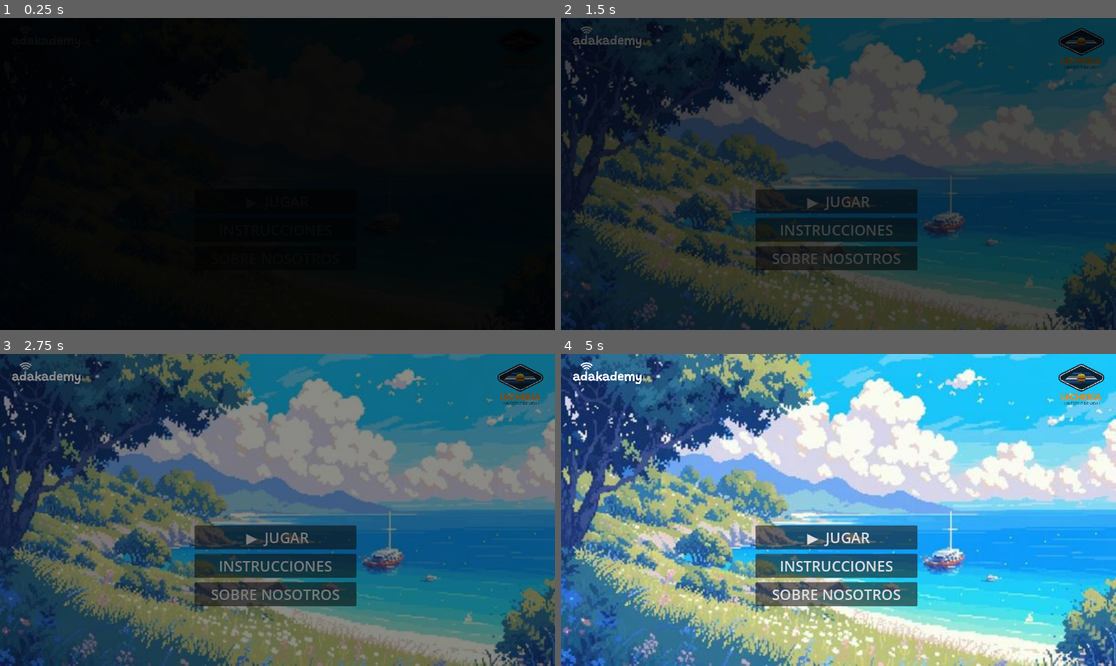
Above: before the commit, frames 1-4 (two rows, left to right).
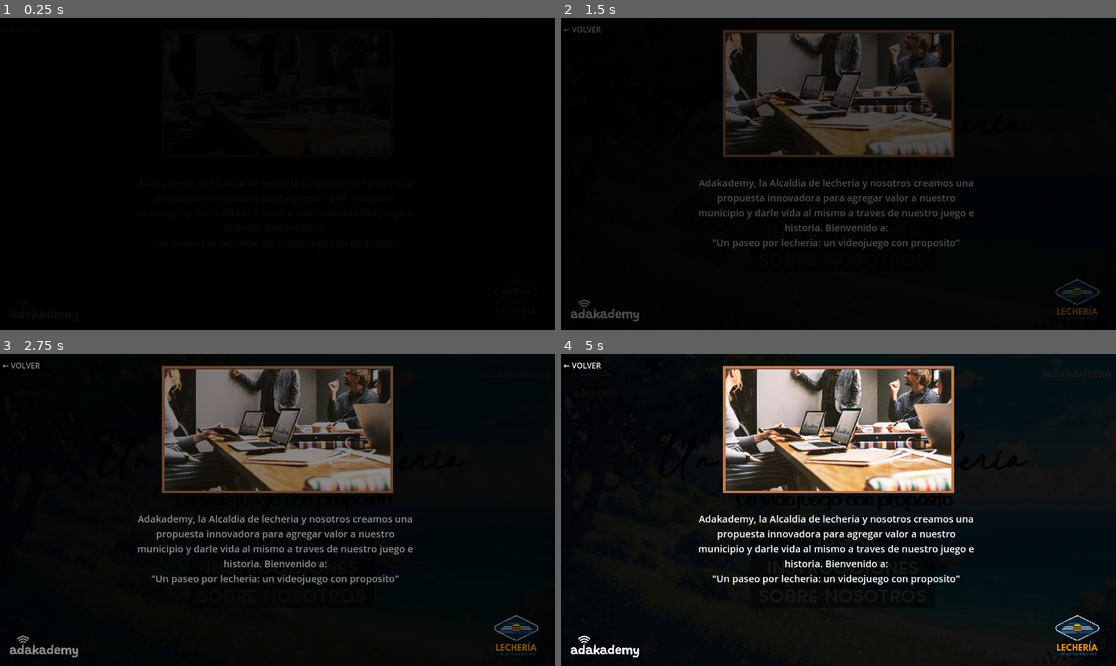
Above: after the commit, the same moments.

Repository: JD277/Plataformer-lecheria
Game: Godot game, scene res://scenes/muenú_de_inicio.tscn
The game is run twice, just before and just after one commit, with the same random seed, the same clock (stepped at 60 frames per second) and the same inputs.
Inputs (mouse positions are in pixels of both pictures, inside the frame that each line leads up to):
- Up to frame 1 (0.25 s): no input
- Up to frame 2 (1.5 s): click "▶ JUGAR" (after the commit: "JUGAR") at 0.5 s; click "▶ JUGAR" (after the commit: "JUGAR") at 1.25 s
- Up to frame 3 (2.75 s): click "INSTRUCCIONES" at 2 s
- Up to frame 4 (5 s): click "SOBRE NOSOTROS" at 2.75 s; click (583, 366) at 3.5 s, where only the run after the commit has a clickable "← VOLVER"; click "INSTRUCCIONES" at 4.25 s

The runs differ from the first frame. In frame 2, 94% of the frame differs, in the area x 0-100%, y 0-100%; in frame 3, 97%; in frame 4, 99%.

Commit message:
Fonts change

Diff:
--- a/scenes/muenú_de_inicio.tscn
+++ b/scenes/muenú_de_inicio.tscn
@@ -1,9 +1,11 @@
-[gd_scene load_steps=60 format=3 uid="uid://cafljq7j5mqh1"]
+[gd_scene load_steps=66 format=3 uid="uid://cafljq7j5mqh1"]
 
 [ext_resource type="Script" path="res://Scripts/muenú_de_inicio.gd" id="1_tmb0x"]
 [ext_resource type="Texture2D" uid="uid://dme24if8kotc0" path="res://recursos/images/fondos/Fondo1.jpeg" id="2_n1v3u"]
+[ext_resource type="FontFile" uid="uid://bhbif6yu8rwv1" path="res://recursos/fuentes/Elegant-Z1Km.ttf" id="3_1n5u6"]
 [ext_resource type="Texture2D" uid="uid://b7tv7jip45h5v" path="res://recursos/images/Teclas/teclas derecha.png" id="3_78l4b"]
 [ext_resource type="Texture2D" uid="uid://ddlu8nw0c5ml4" path="res://recursos/images/Virtual Guy/Run (32x32).png" id="3_bvvgs"]
+[ext_resource type="FontFile" uid="uid://tt7cy7nnrery" path="res://recursos/fuentes/TravelelegantLight-RpwMV.otf" id="3_y2juk"]
 [ext_resource type="Texture2D" uid="uid://odov8crhfhev" path="res://recursos/images/Virtual Guy/Run izquierda (32x32).png" id="4_2ymyv"]
 [ext_resource type="Texture2D" uid="uid://cruq3ri4wswk0" path="res://recursos/images/Virtual Guy/Fall (32x32).png" id="4_5li23"]
 [ext_resource type="Texture2D" uid="uid://b6vn6lpd75wol" path="res://recursos/images/Teclas/teclas izquierda.png" id="4_8y2r4"]
@@ -14,6 +16,11 @@
 [ext_resource type="PackedScene" uid="uid://ce0jcyv6mit6x" path="res://scenes/transicion.tscn" id="11_qqhdn"]
 [ext_resource type="Texture2D" uid="uid://pysss7bm1cmb" path="res://recursos/images/logos/ADAKADEMY TEXTO BLANCO.png" id="12_6ny0o"]
 [ext_resource type="Texture2D" uid="uid://4a8nkq00uvxg" path="res://recursos/images/logos/logo lecheria sin fondo.png" id="13_ns2eo"]
+[ext_resource type="FontFile" uid="uid://ci26yaceyo6te" path="res://recursos/fuentes/ElegantLady-d9pPV.otf" id="16_j3i6l"]
+
+[sub_resource type="LabelSettings" id="LabelSettings_rdim2"]
+font = ExtResource("3_y2juk")
+font_size = 30
 
 [sub_resource type="Animation" id="Animation_qfxp2"]
 length = 7.5
@@ -444,6 +451,20 @@
 border_width_bottom = 25
 border_color = Color(0.766407, 0.473661, 0.320797, 1)
 
+[sub_resource type="LabelSettings" id="LabelSettings_pq1ln"]
+font = ExtResource("16_j3i6l")
+font_size = 90
+font_color = Color(0, 0, 0, 1)
+outline_size = 5
+outline_color = Color(0, 0, 0, 1)
+
+[sub_resource type="LabelSettings" id="LabelSettings_7qrjn"]
+font = ExtResource("3_1n5u6")
+font_size = 40
+font_color = Color(0.00184107, 0.00184107, 0.00184107, 1)
+outline_size = 5
+outline_color = Color(0, 0, 0, 1)
+
 [node name="Muenú de inicio" type="Control"]
 layout_mode = 3
 anchors_preset = 15
@@ -479,28 +500,60 @@
 anchor_top = 0.684
 anchor_right = 0.497
 anchor_bottom = 0.684
-offset_left = -168.544
-offset_top = -87.232
-offset_right = 167.456
-offset_bottom = 87.768
+offset_left = -180.544
+offset_top = -84.232
+offset_right = 204.456
+offset_bottom = 90.768
 grow_horizontal = 2
 grow_vertical = 2
 theme_override_constants/separation = 9
+metadata/_edit_group_ = true
 
 [node name="START" type="Button" parent="VBoxContainer"]
 layout_mode = 2
 theme_override_font_sizes/font_size = 30
-text = " ▶  JUGAR"
+text = "
+"
+
+[node name="Label" type="Label" parent="VBoxContainer/START"]
+layout_mode = 0
+offset_left = 33.0
+offset_top = 1.0
+offset_right = 369.0
+offset_bottom = 58.0
+text = "JUGAR"
+label_settings = SubResource("LabelSettings_rdim2")
+horizontal_alignment = 1
 
 [node name="INSTRUCTIONS" type="Button" parent="VBoxContainer"]
 layout_mode = 2
 theme_override_font_sizes/font_size = 30
+text = " "
+
+[node name="Label" type="Label" parent="VBoxContainer/INSTRUCTIONS"]
+layout_mode = 0
+offset_left = 25.0
+offset_top = 1.0
+offset_right = 361.0
+offset_bottom = 58.0
 text = "INSTRUCCIONES"
+label_settings = SubResource("LabelSettings_rdim2")
+horizontal_alignment = 1
 
 [node name="ABOUT US" type="Button" parent="VBoxContainer"]
 layout_mode = 2
 theme_override_font_sizes/font_size = 30
+text = " "
+
+[node name="Label" type="Label" parent="VBoxContainer/ABOUT US"]
+layout_mode = 0
+offset_left = 18.0
+offset_top = 1.0
+offset_right = 367.0
+offset_bottom = 58.0
 text = "SOBRE NOSOTROS"
+label_settings = SubResource("LabelSettings_rdim2")
+horizontal_alignment = 1
 
 [node name="Instrucciones" type="CanvasLayer" parent="."]
 visible = false
@@ -582,10 +635,9 @@
 text = " ▶ VOLVER A REPRODUCIR"
 
 [node name="Sobre Nosotros" type="CanvasLayer" parent="."]
-visible = false
 
 [node name="ColorRect" type="ColorRect" parent="Sobre Nosotros"]
-modulate = Color(0, 0, 0, 0.807843)
+modulate = Color(0, 0, 0, 0.917647)
 anchors_preset = 15
 anchor_right = 1.0
 anchor_bottom = 1.0
@@ -593,12 +645,12 @@
 grow_vertical = 2
 size_flags_horizontal = 4
 
-[node name="Tecla_arriba" type="Sprite2D" parent="Sobre Nosotros"]
+[node name="Imagen" type="Sprite2D" parent="Sobre Nosotros"]
 position = Vector2(576, 160.275)
 scale = Vector2(0.245833, 0.221929)
 texture = ExtResource("11_6ghyh")
 
-[node name="Panel" type="Panel" parent="Sobre Nosotros/Tecla_arriba"]
+[node name="Panel" type="Panel" parent="Sobre Nosotros/Imagen"]
 offset_left = -976.0
 offset_top = -609.494
 offset_right = 977.0
@@ -657,15 +709,34 @@
 
 [node name="logo_Adakademy" type="Sprite2D" parent="."]
 texture_filter = 1
-position = Vector2(96, 39.9999)
+position = Vector2(1071, 33)
 scale = Vector2(0.18, 0.18)
 texture = ExtResource("12_6ny0o")
 
 [node name="logo_AlcaldíaLechería" type="Sprite2D" parent="."]
 texture_filter = 1
-position = Vector2(1080, 64)
+position = Vector2(74, 57)
 scale = Vector2(0.25, 0.25)
 texture = ExtResource("13_ns2eo")
+
+[node name="Titulo" type="Label" parent="."]
+layout_mode = 0
+offset_left = 193.0
+offset_top = 159.0
+offset_right = 965.0
+offset_bottom = 279.0
+text = "Un paseo por Lechería"
+label_settings = SubResource("LabelSettings_pq1ln")
+
+[node name="Titulo2" type="Label" parent="."]
+layout_mode = 0
+offset_left = 216.0
+offset_top = 281.0
+offset_right = 960.0
+offset_bottom = 336.0
+text = "Un videjuego con propósito"
+label_settings = SubResource("LabelSettings_7qrjn")
+horizontal_alignment = 1
 
 [connection signal="ready" from="." to="." method="_on_ready"]
 [connection signal="pressed" from="VBoxContainer/START" to="." method="_on_start_pressed"]
Binary file added: recursos/fuentes/Elegant-Z1Km.ttf
Not shown, added: recursos/fuentes/Elegant-Z1Km.ttf.import
Binary file added: recursos/fuentes/ElegantLady-d9pPV.otf
Not shown, added: recursos/fuentes/ElegantLady-d9pPV.otf.import
Binary file added: recursos/fuentes/TravelelegantBold-nRaKV.otf
Not shown, added: recursos/fuentes/TravelelegantBold-nRaKV.otf.import
Binary file added: recursos/fuentes/TravelelegantLight-RpwMV.otf
Not shown, added: recursos/fuentes/TravelelegantLight-RpwMV.otf.import
Binary file added: recursos/fuentes/TravelelegantRegular-8MyVM.otf
Not shown, added: recursos/fuentes/TravelelegantRegular-8MyVM.otf.import
